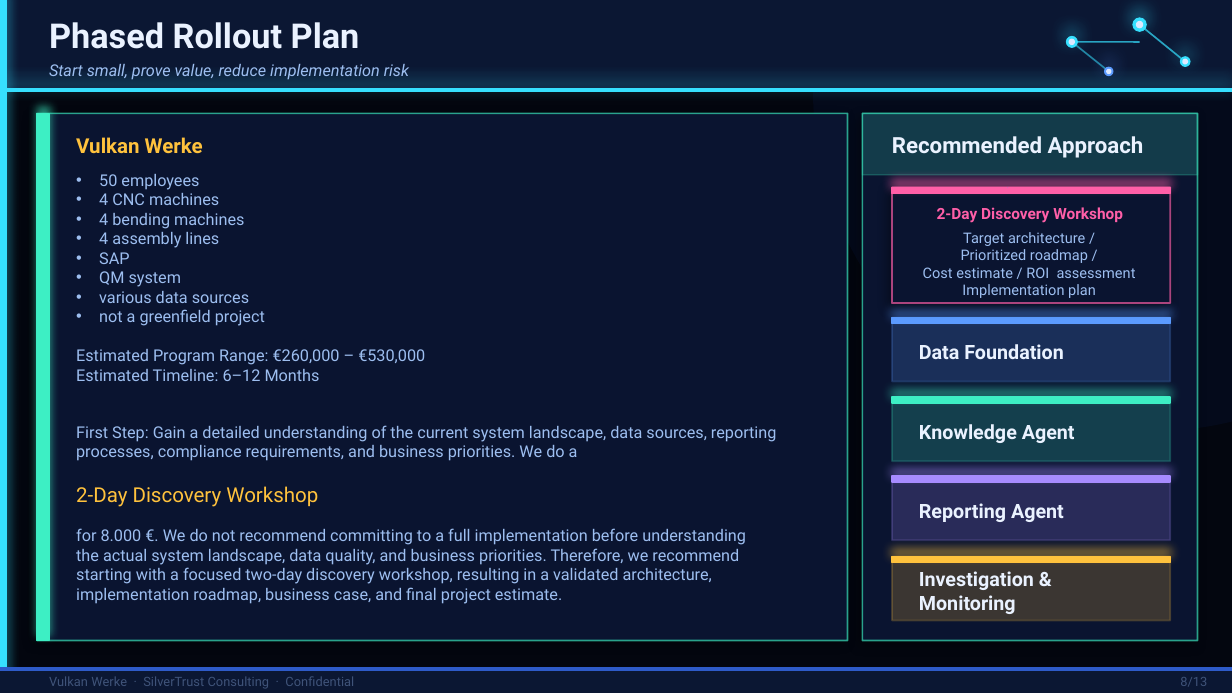
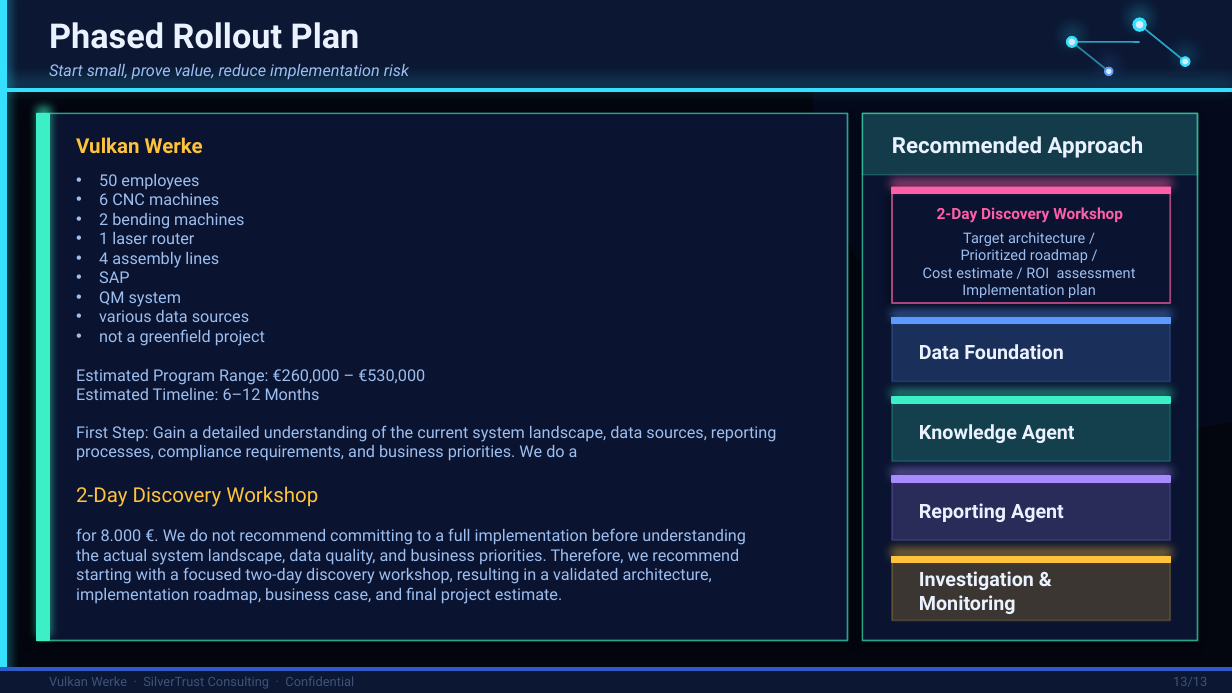
Before and after one commit to maxxeagleowl/Project_Vulkan_Werke_-_FemCare_AI, a slide deck: slide 13 of Vulcan Werke/VulkanWerke_Solution_Proposal_2.0.pptx. Drawn at 1232x693 pixels with LibreOffice and Linux fonts; fonts in the diff are those of the drawing. Boxes give left, top, right and bottom in pixels: in the first picture for what was removed or moved away, otherwise in the second. Text is boxed around its words. In the diff, an @@ line names an element or a change of style, - is before the commit and + after.

Commit message:
PPT V2 fix^4

```diff
--- a/Vulcan Werke/VulkanWerke_Solution_Proposal_2.0.pptx
+++ b/Vulcan Werke/VulkanWerke_Solution_Proposal_2.0.pptx
@@ text at [99,193,244,244]: text changed @@
-• 4 CNC machines
-• 4 bending machines
+• 6 CNC machines
+• 2 bending machines
+• 1 laser router
@@ text at [1173,677,1207,687]: text changed @@
-8/13
+13/13
```
Also in this commit, not shown: 5 other slides changed.
